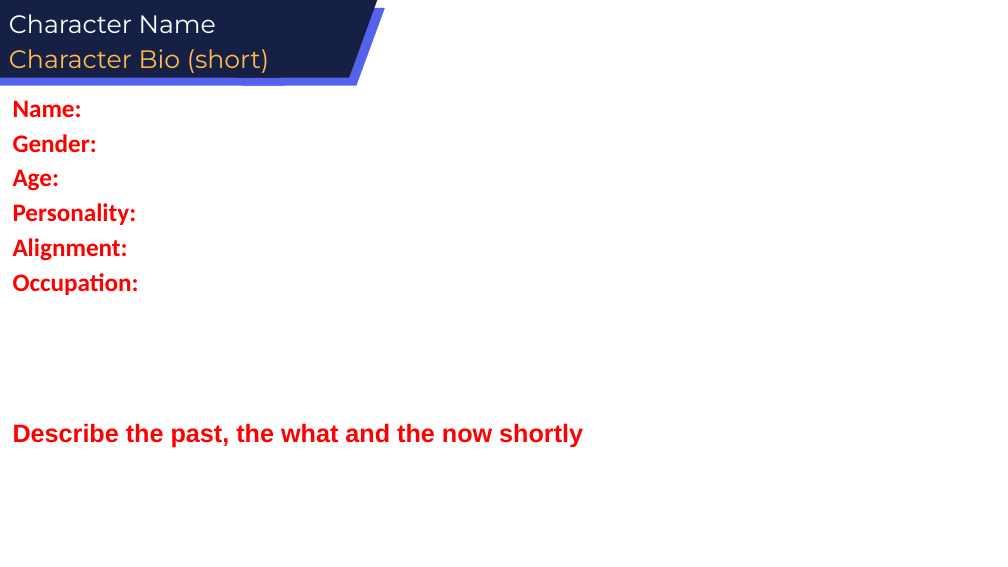
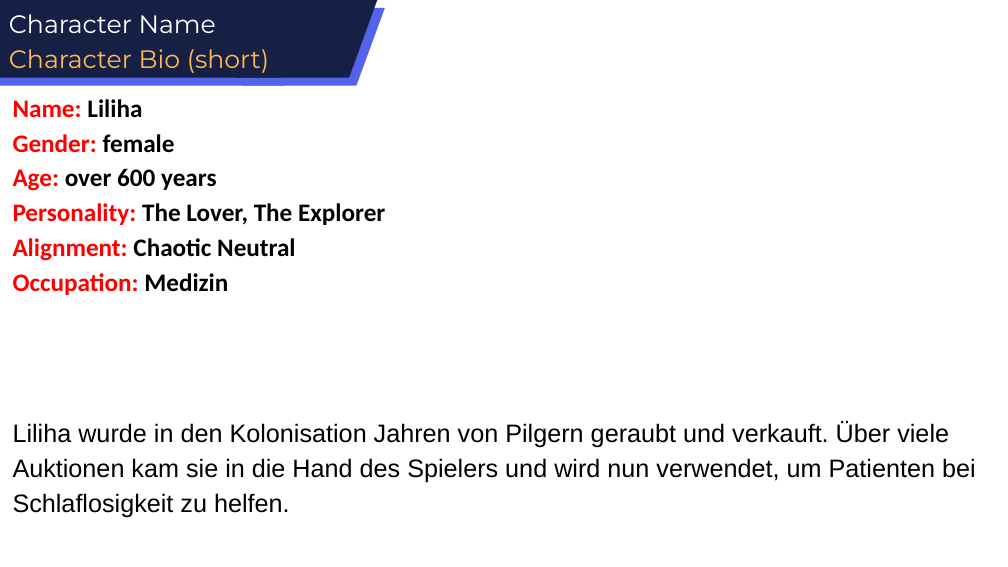
Before and after one commit to E1kari/Game-Jaaaam, a slide deck: slide 3 of Design Stuff/Narrativ/Masken/Wut Maske.pptx. Drawn at 1008x567 pixels with LibreOffice and Linux fonts; fonts in the diff are those of the drawing. Boxes give left, top, right and bottom in pixels: in the first picture for what was removed or moved away, otherwise in the second. Text is boxed around its words. In the diff, an @@ line names an element or a change of style, - is before the commit and + after.

```diff
--- a/Design Stuff/Narrativ/Masken/Wut Maske.pptx
+++ b/Design Stuff/Narrativ/Masken/Wut Maske.pptx
@@ text at <box>13,99,976,518</box>: text changed; font Calibri to Arial; text colour #FF0000 to #000000; bold off @@
-Name:
-Gender:
-Age:
-Personality:
-Alignment:
-Occupation:
-Describe the past, the what and the now shortly
+Name: Liliha
+Gender: female
+Age: over 600 years
+Personality: The Lover, The Explorer
+Alignment: Chaotic Neutral
+Occupation: Medizin
+Liliha wurde in den Kolonisation Jahren von Pilgern geraubt und verkauft. Über viele Auktionen kam sie in die Hand des Spielers und wird nun verwendet, um Patienten bei Schlaflosigkeit zu helfen.
```
Also in this commit, not shown: 2 other slides changed, 1 slide added, 4 slides removed, 2 other files.
